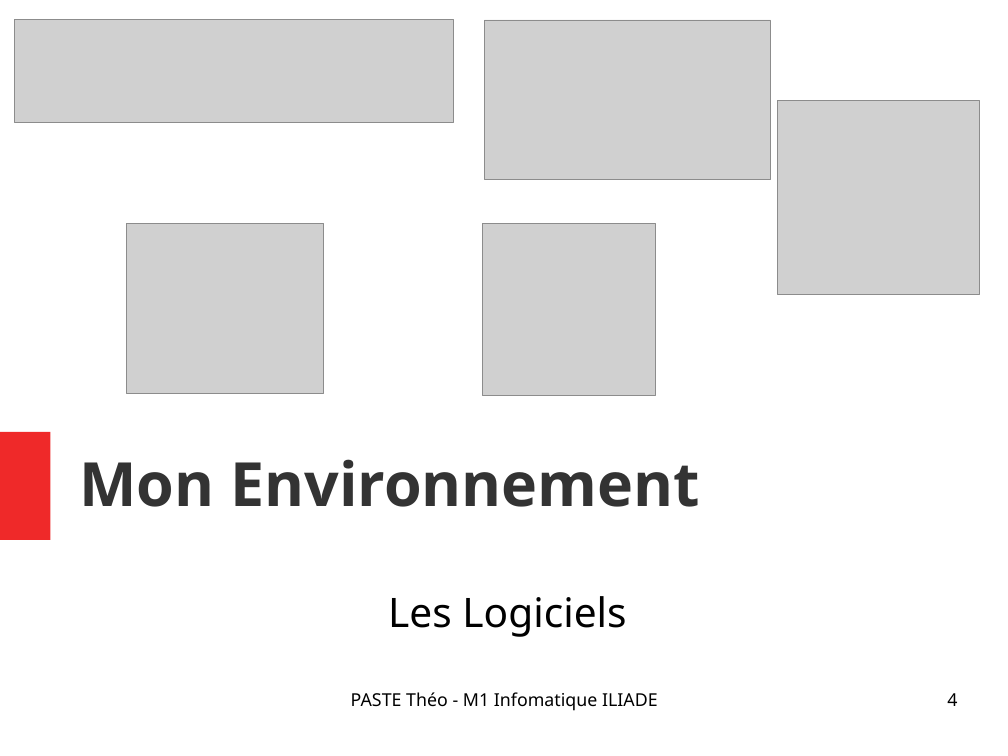
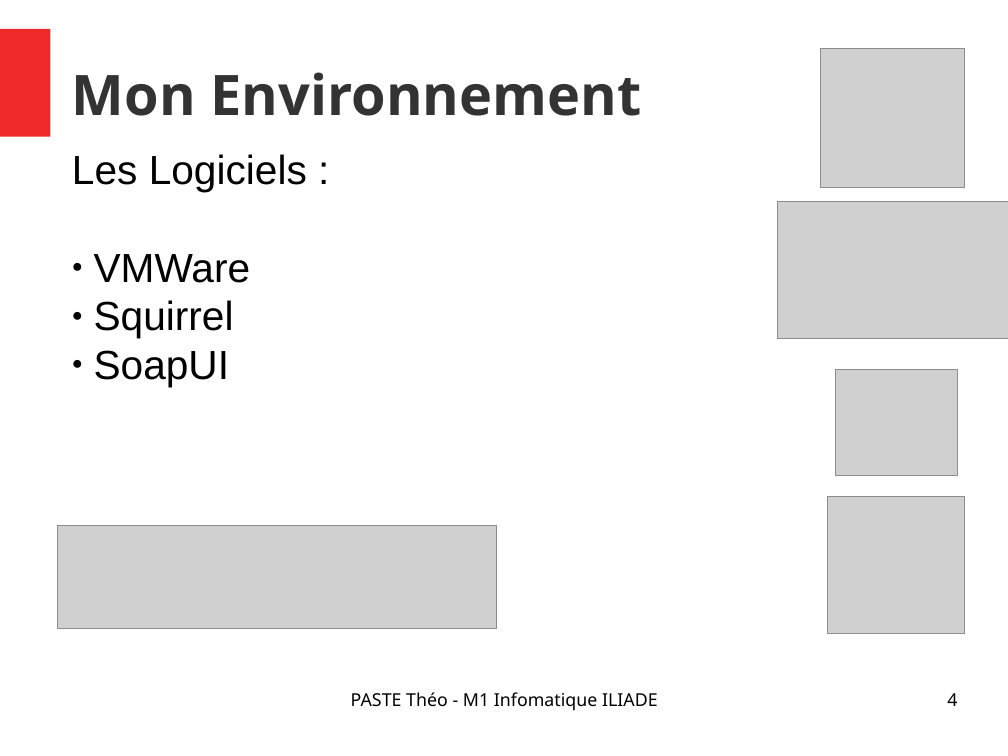
Before and after one commit to Narrateur/Rapport_de_Stage_M1, a slide deck: slide 4 of .gitbook/assets/Presentation_PASTE_Theo.odp. Drawn at 1008x756 pixels with LibreOffice and Linux fonts; fonts in the diff are those of the drawing; grey boxes stand for pictures. Boxes give left, top, right and bottom in pixels: in the first picture for what was removed or moved away, otherwise in the second. Text is boxed around its words. In the diff, an @@ line names an element or a change of style, - is before the commit and + after.

```diff
--- a/.gitbook/assets/Presentation_PASTE_Theo.odp
+++ b/.gitbook/assets/Presentation_PASTE_Theo.odp
@@ rectangle: place and size @@
-rectangle at bbox=[0, 432, 50, 540]
+rectangle at bbox=[0, 28, 50, 136]
@@ title "Mon Environnement": place and size @@
-title "Mon Environnement" at bbox=[79, 459, 700, 507]
+title "Mon Environnement" at bbox=[72, 72, 641, 116]
@@ title "Mon Environnement" at bbox=[72, 72, 641, 116]: size 48 to 44 pt @@
@@ picture: place and size @@
-picture at bbox=[777, 101, 979, 295]
+picture at bbox=[821, 49, 965, 188]
@@ subtitle "Les Logiciels :" at bbox=[72, 154, 307, 387]: vertical alignment middle to top @@
@@ subtitle at bbox=[72, 154, 307, 387]: text changed; font Noto Sans to Arial @@
-Les Logiciels
+Les Logiciels :
+● VMWare
+● Squirrel
+● SoapUI
@@ picture: place and size @@
-picture at bbox=[485, 20, 770, 180]
+picture at bbox=[777, 201, 1008, 338]
@@ picture: place and size @@
-picture at bbox=[127, 223, 325, 393]
+picture at bbox=[836, 370, 959, 475]
@@ picture: place and size @@
-picture at bbox=[483, 223, 656, 396]
+picture at bbox=[829, 497, 966, 634]
@@ picture: place and size @@
-picture at bbox=[15, 20, 454, 123]
+picture at bbox=[58, 526, 497, 628]
```
Also in this commit, not shown: 12 other slides changed, 1 slide added, 2 other files.
